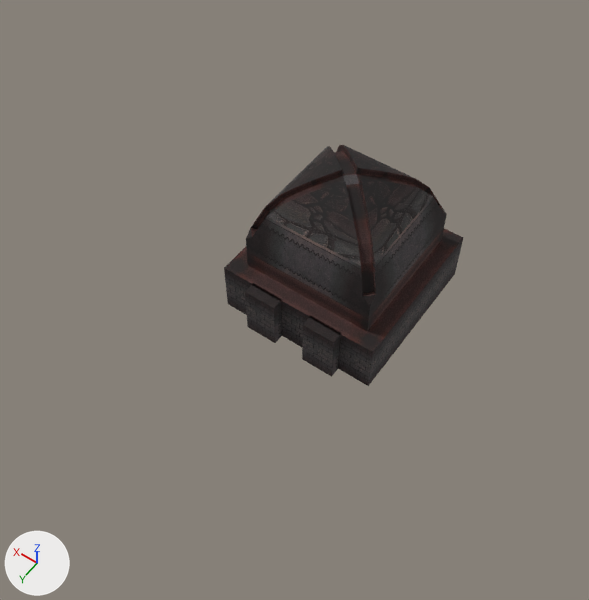
An edit to the OBJ model Assets/map.obj, drawn before and after from the same camera.
Camera for both pictures: a camera (50 mm lens) standing at (-9.5, 16.3, 22.3) and looking at (0.5, 2.3, 0.3). The lights are fixed; the arrows at lower left show +X, +Y and +Z. Where no turn or scale is listed for an object, it has been applied to the vertices.
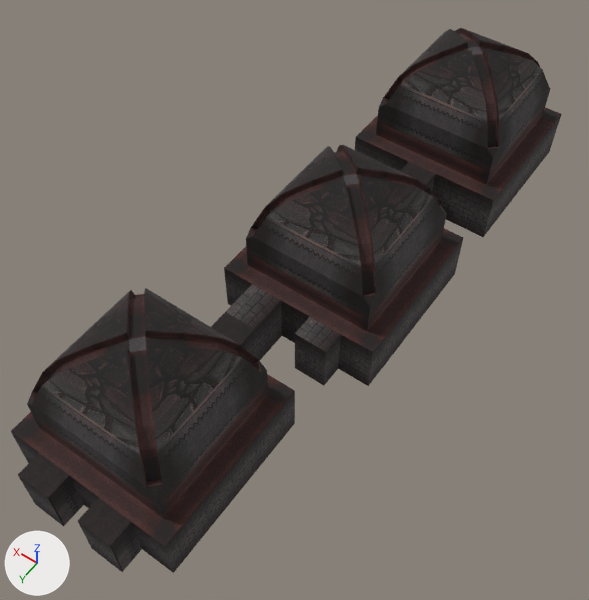
Where the change shows, as pixel boxes [x1, y1, x2, y2] in the pictures (589 x 600 px):
'Cube1', reshaped (130% wider, 126% taller): before [224, 145, 463, 386]; after [11, 28, 561, 573]
part 1 of me_cube1, deleted: before [309, 317, 341, 369]
part 2 of me_cube1, deleted: before [253, 283, 282, 336]
part 3 of me_cube1, added (black): after [355, 28, 561, 237]
part 4 of me_cube1, built on: before [245, 284, 334, 377]; after [11, 284, 326, 573]
part 5 of me_cube1, surface changed (black to grey): before [275, 317, 340, 376]; after [256, 302, 341, 385]

Patch to the scene script:
```diff
--- a/Assets/map.obj.py
+++ b/Assets/map.obj.py
@@ img_jungle_mud_2_png @@
+img_jungle_mud_2_png = load_image('jungle-mud-2.png', 'jungle-mud-2.png', 128, 128, 'sRGB')
@@ mat_cube1_auv2 @@
+mat_cube1_auv2 = principled_material('Cube1_auv2')
+mat_cube1_auv2.texture = img_jungle_mud_2_png
+mat_cube1_auv2.roughness = 0.859
@@ me_cube1 @@
 # used by ob_cube1; location = (0.0, 0.0, 0.0)
-me_cube1.from_pydata(...)  # 322 vertices, 632 faces; spans x -2.99..2.99, y -4.13..3.39, z -1.11..4.69
+me_cube1.from_pydata(...)  # 924 vertices, 1828 faces; spans x -2.99..4.17, y -12.09..12.39, z -1.25..4.69
+# me_cube1 part 1: the loose piece of 12 vertices spanning x -1.78..-0.57, y 2.94..3.04, z -1.0..1.0 is deleted
+# me_cube1 part 2: the loose piece of 12 vertices spanning x 0.57..1.78, y 2.94..3.04, z -1.0..1.0 is deleted
+# me_cube1 part 3: 334 vertices added at x -2.99..2.99, y -12.09..-5.27, z -1.25..4.69
+# me_cube1 part 4: 8 vertices moved from x -1.78..1.78, y 3.39, z -1.0..1.0 to x -1.78..1.78, y 3.83..4.43, z -1.0..1.0; 4 vertices removed from x 0.57..1.78, y 3.39, z -1.0..1.0; 296 vertices added at x -1.81..4.17, y 4.43..12.39, z -1.11..4.69
+# me_cube1 part 5: 14 kept faces spanning x -1.78..0.57, y 2.99..4.43, z -1.0..1.0 get new texture (UV) coordinates
 me_cube1.materials.append(mat_cube1_auv)
+me_cube1.materials.append(mat_cube1_auv2)  # picture img_jungle_mud_2_png
```
